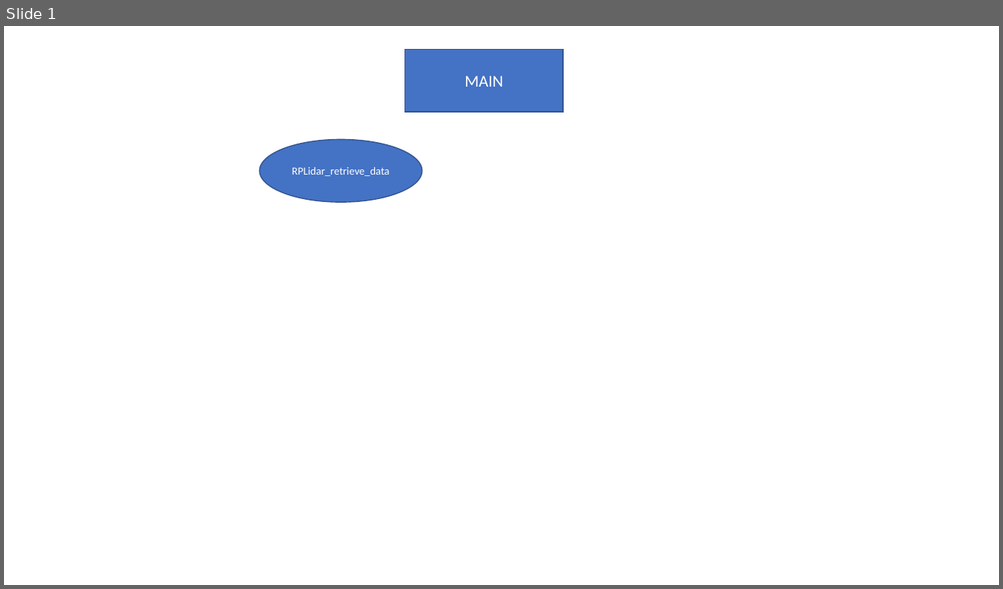
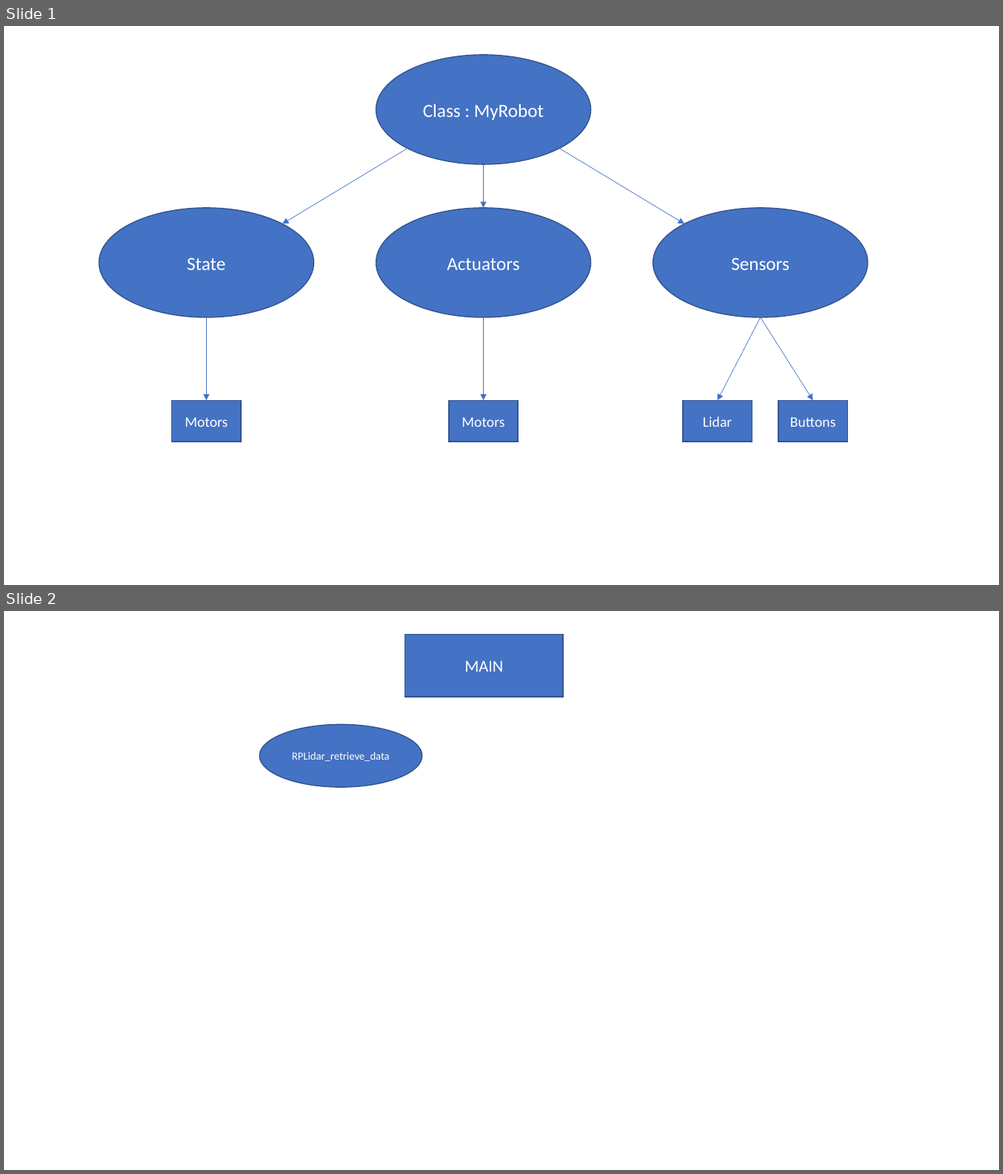
Before and after one commit to sivanroy/minibot-code, a slide deck: schemeofcode.pptx. Shown one above the other, each under a label of ours: slide 1 before the commit, slides 1 and 2 after it. The pictures are 1003x589 and 1003x1174 pixels, drawn with LibreOffice and Linux fonts; fonts in the diff are those of the drawing. Boxes give left, top, right and bottom in pixels: in the first picture for what was removed or moved away, otherwise in the second. Text is boxed around its words. In the diff, an @@ line names an element or a change of style, - is before the commit and + after.

```diff
--- a/schemeofcode.pptx
+++ b/schemeofcode.pptx
@@ slide 1 added at (4,26,999,585), background #FFFFFF @@
@@ ellipse added at (375,55,590,165), fill #4472C4, outline #325491 1 pt, 18 pt, text #FFFFFF @@
+Class : MyRobot
@@ arrow added from (407, 148) to (282, 224), #4472C4 0.5 pt @@
@@ arrow added from (559, 148) to (685, 224), #4472C4 0.5 pt @@
@@ arrow added from (483, 165) to (483, 208), #4472C4 0.5 pt @@
@@ ellipse added at (99,208,313,318), fill #4472C4, outline #325491 1 pt, 18 pt, text #FFFFFF @@
+State
@@ ellipse added at (375,208,590,318), fill #4472C4, outline #325491 1 pt, 18 pt, text #FFFFFF @@
+Actuators
@@ ellipse added at (653,208,868,318), fill #4472C4, outline #325491 1 pt, 18 pt, text #FFFFFF @@
+Sensors
@@ arrow added from (206, 318) to (206, 400), #4472C4 0.5 pt @@
@@ arrow added from (483, 318) to (483, 400), #4472C4 0.5 pt @@
@@ arrow added from (760, 318) to (717, 400), #4472C4 0.5 pt @@
@@ arrow added from (760, 318) to (813, 400), #4472C4 0.5 pt @@
@@ rectangle added at (172,400,241,442), fill #4472C4, outline #325491 1 pt, 14 pt, text #FFFFFF @@
+Motors
@@ rectangle added at (449,400,518,442), fill #4472C4, outline #325491 1 pt, 14 pt, text #FFFFFF @@
+Motors
@@ rectangle added at (683,400,751,442), fill #4472C4, outline #325491 1 pt, 14 pt, text #FFFFFF @@
+Lidar
@@ rectangle added at (779,400,847,442), fill #4472C4, outline #325491 1 pt, 14 pt, text #FFFFFF @@
+Buttons
@@ what was slide 1 is now slide 2 @@
```
